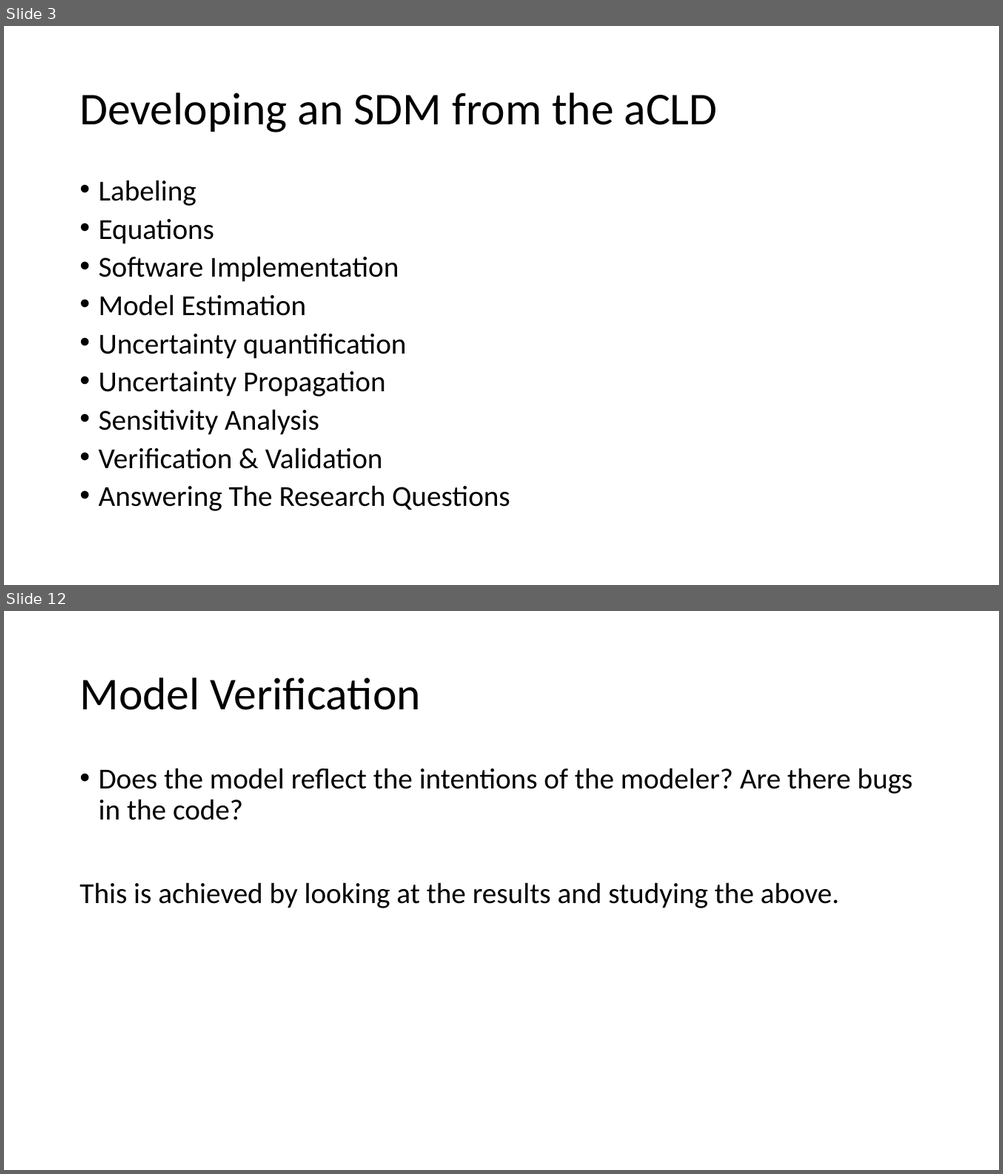
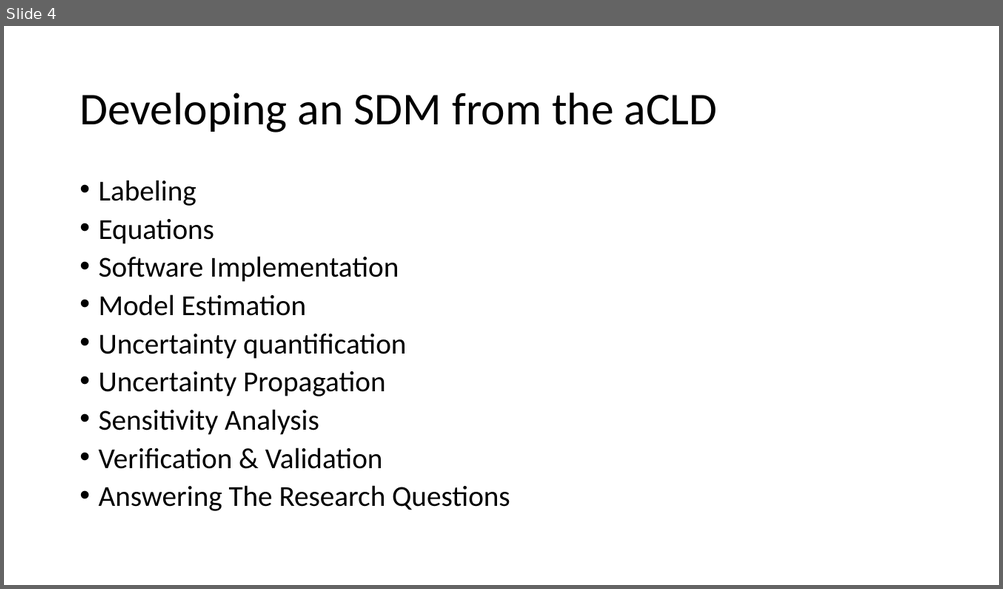
Before and after one commit to Nesp/sdm_exercise, a slide deck: presentation/presentation.pptx. Shown one above the other, each under a label of ours: slides 3 and 12 before the commit, slide 4 after it; the slides between them are not shown. The pictures are 1003x1174 and 1003x589 pixels, drawn with LibreOffice and Linux fonts; fonts in the diff are those of the drawing. Boxes give left, top, right and bottom in pixels: in the first picture for what was removed or moved away, otherwise in the second. Text is boxed around its words. In the diff, an @@ line names an element or a change of style, - is before the commit and + after.

```diff
--- a/presentation/presentation.pptx
+++ b/presentation/presentation.pptx
@@ slide 12 removed at (4,611,999,1170), background #FFFFFF @@
@@ title removed at (79,678,421,710) @@
-Model Verification
@@ text removed at (79,768,913,908) @@
-• Does the model reflect the intentions of the modeler? Are there bugs in the code?
-This is achieved by looking at the results and studying the above.
@@ what was slide 3 is now slide 4 @@
```
Also in this commit, not shown: 10 slides changed, 4 slides added, 2 other slides removed.
